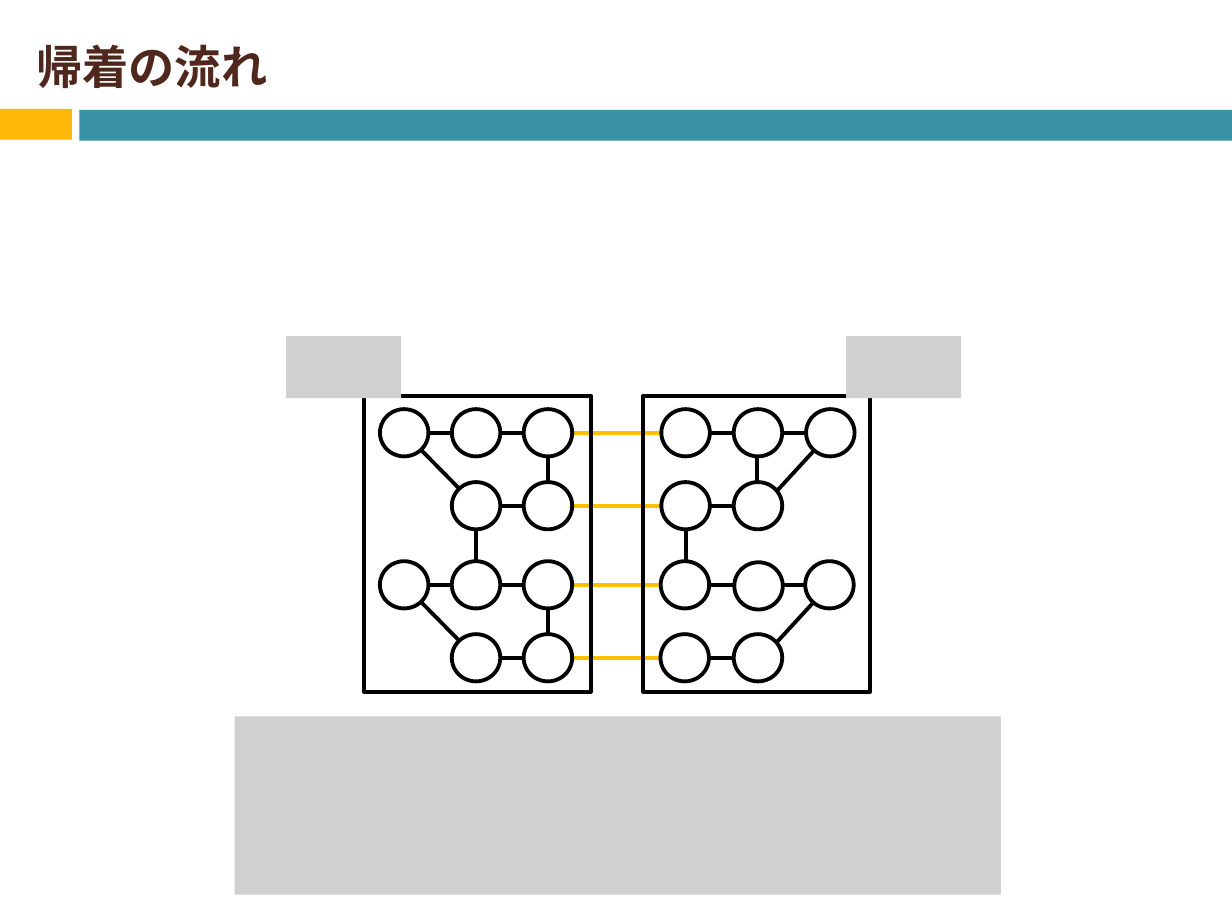
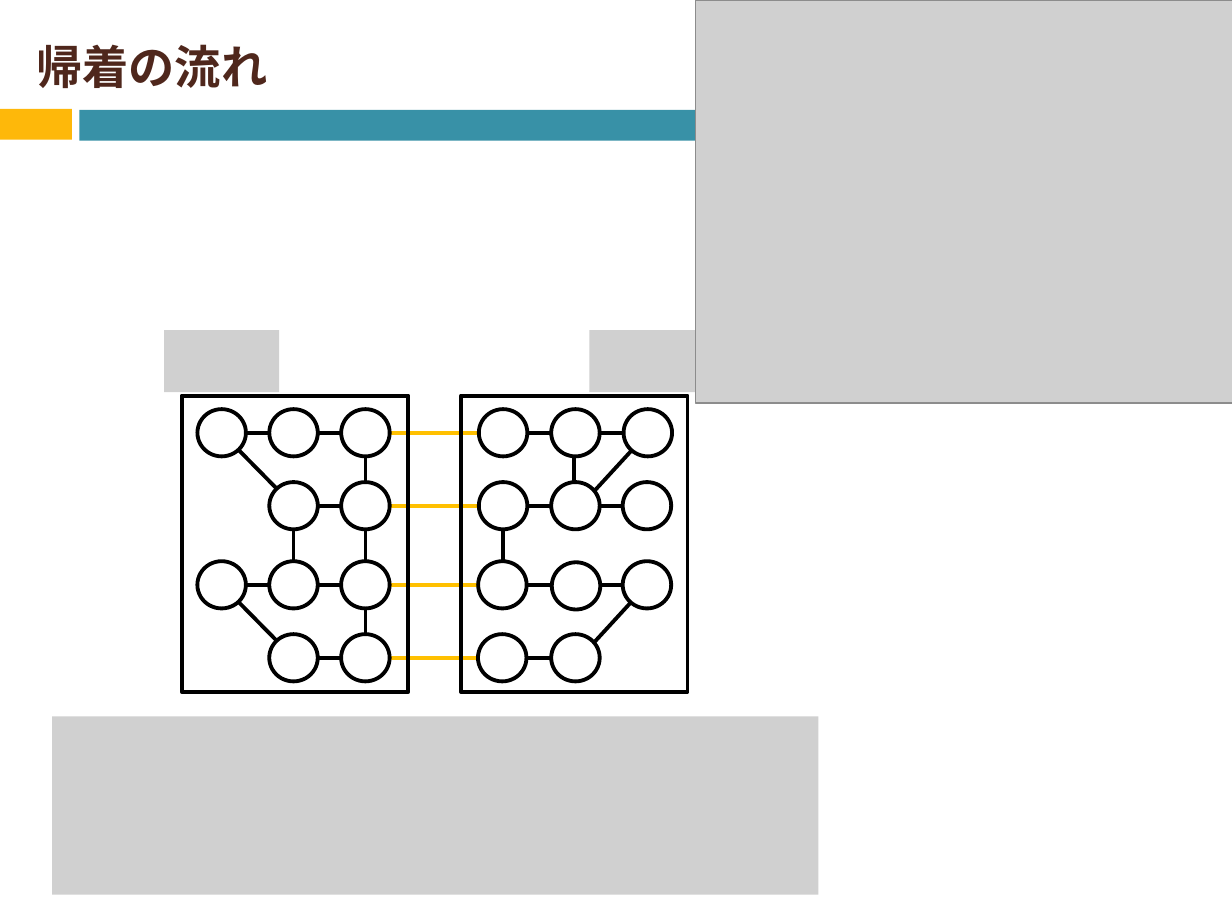
Before and after one commit to Izulabo-nitech/Distributed_Complexity_of_k-Maximal_Independent_Set_Verification, a slide deck: slide 27 of LAsy/LA用発表資料.pptx. Drawn at 1232x924 pixels with LibreOffice and Linux fonts; fonts in the diff are those of the drawing; grey boxes stand for pictures. Boxes give left, top, right and bottom in pixels: in the first picture for what was removed or moved away, otherwise in the second. Text is boxed around its words. In the diff, an @@ line names an element or a change of style, - is before the commit and + after.

```diff
--- a/LAsy/LA用発表資料.pptx
+++ b/LAsy/LA用発表資料.pptx
@@ picture added at (695, 0, 1232, 403) @@
@@ picture added at (164, 330, 278, 392) @@
@@ picture removed at (286, 336, 400, 398) @@
@@ picture added at (589, 330, 703, 392) @@
@@ picture removed at (846, 336, 961, 398) @@
@@ line added from (574, 506) to (647, 506), #000000 2.25 pt @@
@@ ellipse added at (622, 482, 670, 529), fill #FFFFFF, outline #000000 2.25 pt @@
@@ line added from (366, 513) to (366, 585), #000000 2.25 pt @@
@@ 15 lines, 9 ellipses, 1 rectangle: place and size @@
-15 lines, 9 ellipses, 1 rectangle at (379, 395, 870, 691)
+15 lines, 9 ellipses, 1 rectangle at (197, 395, 687, 691)
@@ 11 ellipses, 6 lines, 1 rectangle, 1 picture: place and size @@
-11 ellipses, 6 lines, 1 rectangle, 1 picture at (235, 395, 1002, 894)
+11 ellipses, 6 lines, 1 rectangle, 1 picture at (52, 395, 818, 894)
```
Also in this commit, not shown: 2 other slides changed, 7 slides added, 13 slides removed.
